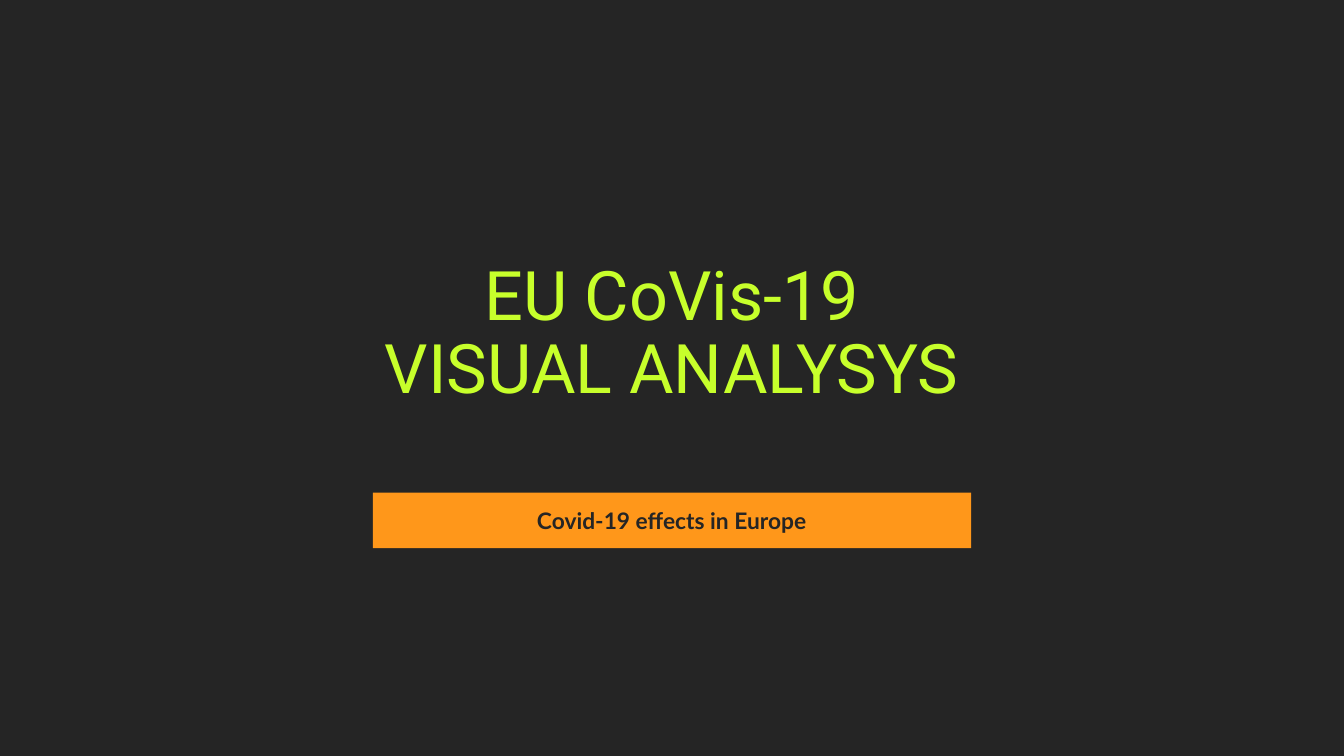
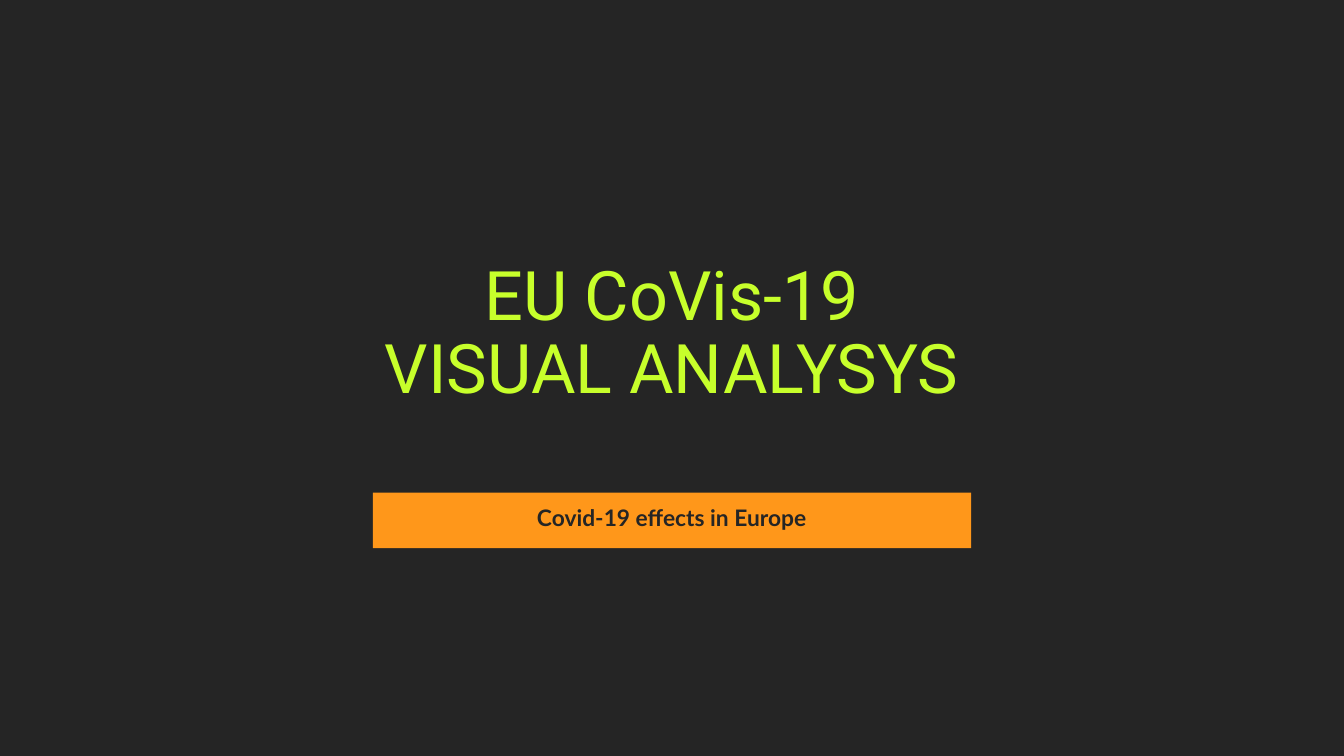
Before and after one commit to Covid19-visualization/Documentation, a slide deck: slide 1 of powerpoint/presentation.pptx. Drawn at 1344x756 pixels with LibreOffice and Linux fonts; fonts in the diff are those of the drawing. Boxes give left, top, right and bottom in pixels: in the first picture for what was removed or moved away, otherwise in the second. Text is boxed around its words. In the diff, an @@ line names an element or a change of style, - is before the commit and + after.

```diff
--- a/powerpoint/presentation.pptx
+++ b/powerpoint/presentation.pptx
@@ subtitle "Covid-19 effects in Europe" at (x1=537, y1=509, x2=806, y2=530): line spacing 1 to 0.9 @@
```
Also in this commit, not shown: 1 other slide changed, 8 slides added.
